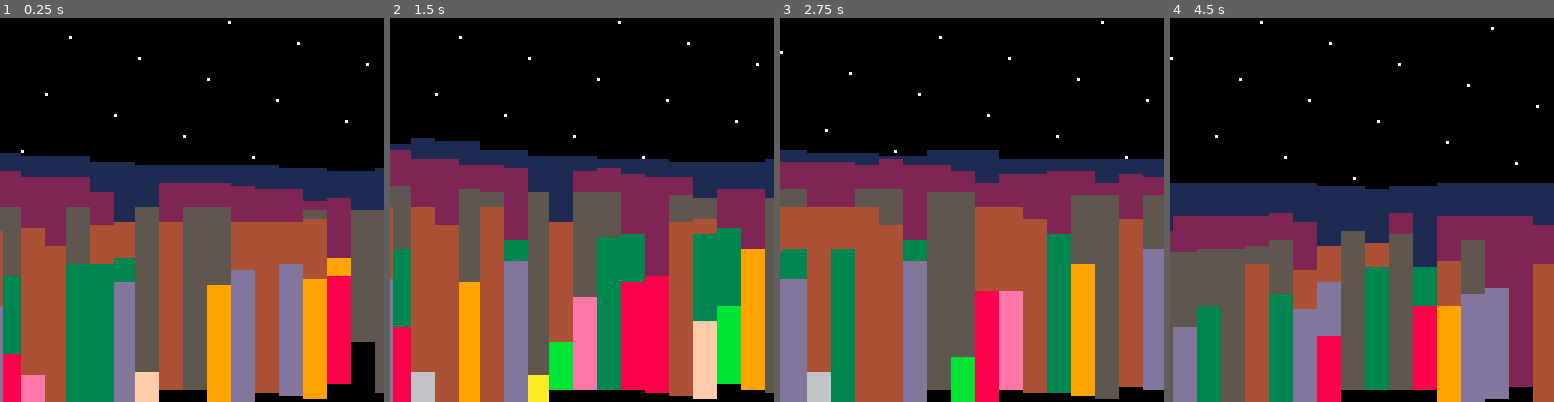
Above: before the commit, frames 1-4 (left to right).
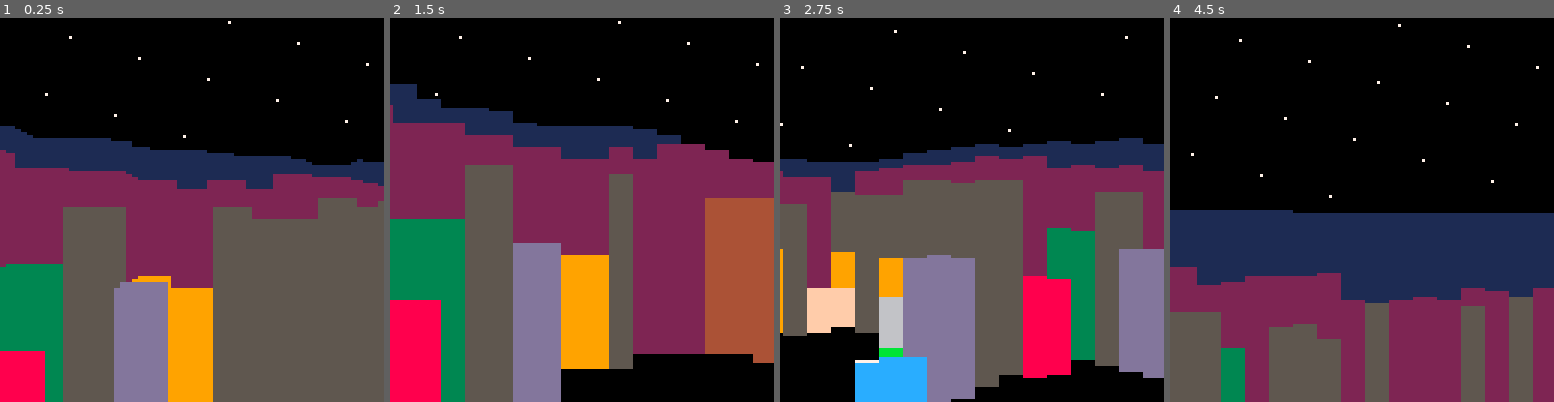
Above: after the commit, the same moments.

Repository: jcwilk/mandel3
Game: PICO-8 cartridge mandel3.p8
The game is run twice, just before and just after one commit, with the same random seed, the same clock (stepped at 60 frames per second) and the same inputs.
Inputs:
- Up to frame 1 (0.25 s): no input
- Up to frame 2 (1.5 s): tap O (Z key) at 0.33, 0.7, 1.43 s; tap X (X key) at 1.07 s
- Up to frame 3 (2.75 s): hold Left 1.97-2.37 s; tap X (X key) at 2.07, 2.4, 2.73 s; tap O (Z key) at 2.22 s; hold Down from 2.42 s (still down)
- Up to frame 4 (4.5 s): release Down at 2.82 s; hold Right 2.87-3.53 s; tap X (X key) every 0.33 s from 3.07 to 4.4 s; tap O (Z key) at 3.1, 3.98 s; hold Up 3.58-4.08 s; hold Right from 4.13 s (still down)

The runs differ from the first frame. In frame 1, 48% of the frame differs, in the area x 0-100%, y 28-100%; in frame 2, 59%, in the area x 0-100%, y 17-100%; in frame 3, 49%; in frame 4, 53%.

Commit message:
Put the original anx grid system back in
The distance-based approach made these ugly concentric rings. I much
prefer having a semi-consistent grid where you see the same grid
structures in a certain spot each time.

Also fiddled with a lot of settings and did some cleanup so that it's
now semi-smooth and somewhat usable, although it lacks a useful way to
zoom.

Still need to do variable grid sizes and coroutine-based continuous
rendering along with continuous additional iterations

Diff:
--- a/mandel3.p8
+++ b/mandel3.p8
@@ -6,7 +6,7 @@
   colors={1,2,5,4,3,13,9,8,14,6,15,12,11,10,7}
 
   orig_field_of_view=1/6
-  orig_draw_distance=6
+  orig_draw_distance=4
   orig_turn_amount=.005
   orig_speed = .05
 
@@ -26,9 +26,10 @@
   height_zoom_ratio = 1.05
   screen_width = -sin(field_of_view/2) * 2
 
-  max_iterations = 20
+  max_iterations = 30
   max_wall_height = 0.5
   player_height = 0.3
+  grid_size = 1/(2^4)
 
   player = {
     coords=makevec2d(-0.5,0),
@@ -114,21 +115,18 @@
 end
 
 function raycast_walls()
-  local pv
-  local slope
-  local seenwalls={}
-  local found,distance
-  local screenx=0
   local buffer_percent=.2
   local start_time=stat(1)
-  local skipped_columns=0 --global?
-
   local total_time
+  skipped_columns=0
+
+  local pa,pv,currx,curry,found,intx,inty,xstep,ystep,distance
+  local screenx=0
   if changed_position then
     cached_grid={}
     total_time=1
   else
-    total_time=2
+    total_time=4
   end
   --total_time-=.25
 
@@ -140,8 +138,6 @@
   local draw_width
   largest_width=0
   local angle_from_ground = 1/4 - field_of_view/2
-  local start_distance=player_height * sin(angle_from_ground) / cos(angle_from_ground) * -0.03
-  --printh(start_distance)
 
   while screenx<=127 do
     behind_time=stat(1)-(start_time+screenx/127*alotted_time-buffer_time)
@@ -153,16 +149,34 @@
     largest_width=max(largest_width,draw_width)
     skipped_columns+=draw_width-1
 
-    last_tile_occupied=false
-
     pa=screenx_to_angle(screenx+(draw_width-1)/2)
     pv=pa:tovector()
     --printh("vec"..tostr(pv.x)..","..tostr(pv.y))
 
+    currx=round(player.coords.x/grid_size)*grid_size
+    curry=round(player.coords.y/grid_size)*grid_size
+    xstep = towinf(pv.x)*grid_size
+    ystep = towinf(pv.y)*grid_size
+
+    -- TODO: make this stuff work with the variable grid size
+    -- take the largest coord difference from player coord (eg, if most of the difference is across x, then take x difference)
+    -- for some number Z indicating how big the grid is, make the grid ceil(x_difference/Z)
+    -- that way it won't switch grids in the middle of a larger grid
+    -- for this to work, the result needs to be only powers of 2... or rather, each new grid size needs to be double the last
+    -- haven't figured out whether the raw value should be rounded up to the next power of two or down to the last
+
+    if abs(pv.x) > abs(pv.y) then
+      intx= currx - xstep/2
+      distance = (intx - player.coords.x) / pv.x
+      inty= player.coords.y + distance * pv.y
+    else
+      inty= curry - ystep/2
+      distance = (inty - player.coords.y) / pv.y
+      intx= player.coords.x + distance * pv.x
+    end
+
     found=false
 
-    distance=start_distance
-    step_ratio=1.1
     local height
     local distance_to_pixel_col = 1 / cos((pa-player.bearing).val)
     local lowest_y = 128
@@ -173,10 +187,34 @@
     local blocker_ratio=false
 
     while not found and distance < current_draw_distance do
-
-      iterations = mandelbrot(player.coords.x+pv.x*distance, player.coords.y+pv.y*distance, current_max_iterations, distance)
+      if (currx + xstep/2 - intx) / pv.x < (curry + ystep/2 - inty) / pv.y then
+        intx= currx + xstep/2
+        distance = (intx - player.coords.x) / pv.x
+        inty= player.coords.y + distance * pv.y
+        currx+= xstep
+      else
+        inty= curry + ystep/2
+        distance = (inty - player.coords.y) / pv.y
+        intx= player.coords.x + distance * pv.x
+        curry+= ystep
+      end
+
+      iterations = mandelbrot(currx, curry, current_max_iterations)
+
       height = max_wall_height*(1-iterations/max_iterations)
       relative_height = height - player_height
+
+      if relative_height < 0 then
+        -- hack to make the distance calculated to the far wall rather than close wall for if we can see the top so it doesn't look empty
+        -- distance gets overwritten each iteration so this is (for now) fine to do
+        -- there's probably a more efficient way to do this, but screw it
+        if (currx + xstep/2 - intx) / pv.x < (curry + ystep/2 - inty) / pv.y then
+          distance = (currx + xstep/2 - player.coords.x) / pv.x
+        else
+          distance = (curry + ystep/2 - player.coords.y) / pv.y
+        end
+      end
+
       screen_distance_from_center = relative_height * distance_to_pixel_col/distance
       if debug and screenx == 64 and not debugged then
         debugged=true
@@ -190,14 +228,13 @@
         blocker_ratio = relative_height / distance
 
         if relative_height > 0 then
-          current_draw_distance=distance * (max_wall_height-player_height)/relative_height
+          current_draw_distance=min(current_draw_distance,distance * (max_wall_height-player_height)/relative_height)
         end
 
         rectfill(screenx, lowest_y-1, screenx+draw_width-1, screeny, colors[1+flr((iterations/max_iterations)^2*15)])
         lowest_y = screeny
       end
 
-      distance*=step_ratio
       if blocker_ratio then
         min_height = player_height + blocker_ratio * distance
         current_max_iterations = max_iterations * (-1 * min_height / max_wall_height + 1)
@@ -209,11 +246,7 @@
 end
 
 cached_grid={}
-function mandelbrot(x, y, current_max_iterations, distance)
-  grid_scale=10/player_height/distance
-  --grid_scale=20
-  x=round(grid_scale*x)/grid_scale
-  y=round(grid_scale*y)/grid_scale
+function mandelbrot(x, y, current_max_iterations)
   local key=tostr(x,true)..tostr(y,true)
   if cached_grid[key] then
     return cached_grid[key]
@@ -362,6 +395,14 @@
 function round(n)
   return flr(n+0.5)
 end
+
+function towinf(n) -- rounds to the larger number regardless of sign (eg, -0.4 to -1)
+ if n > 0 then
+  return -flr(-n)
+ else
+  return flr(n)
+ end
+end
 __gfx__
 00000000000000000000000000000000000000000000000000000000000000000000000000000000000000000000000000000000000000000000000000000000
 00000000000000000000000000000000000000000000000000000000000000000000000000000000000000000000000000000000000000000000000000000000
Not shown, changed: index.js
